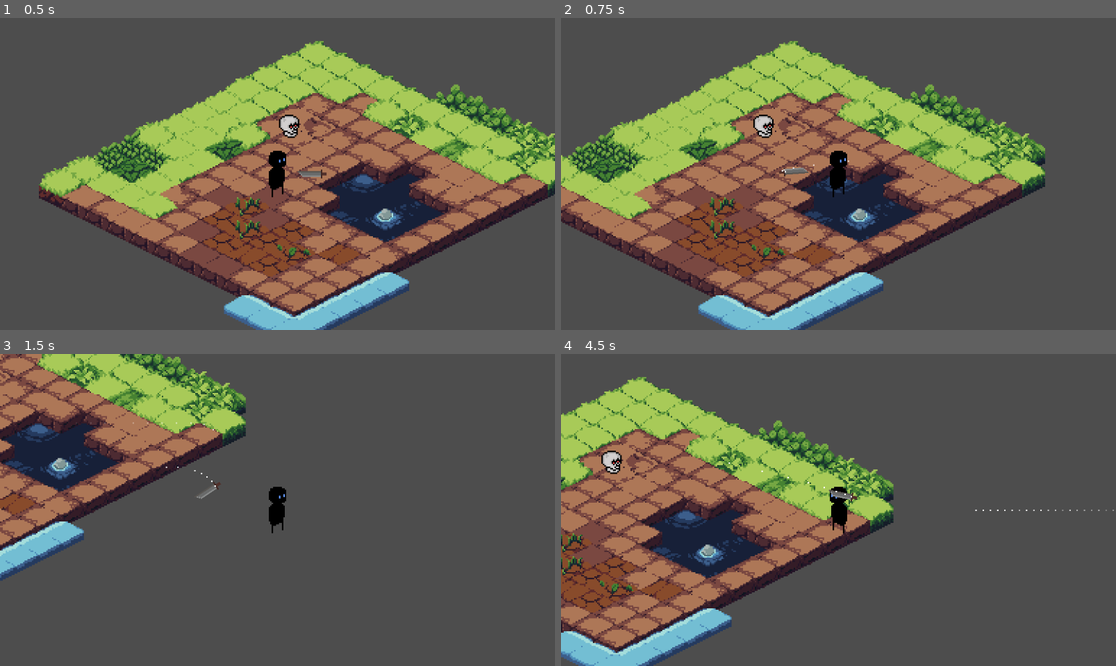
Above: before the commit, frames 1-4 (two rows, left to right).
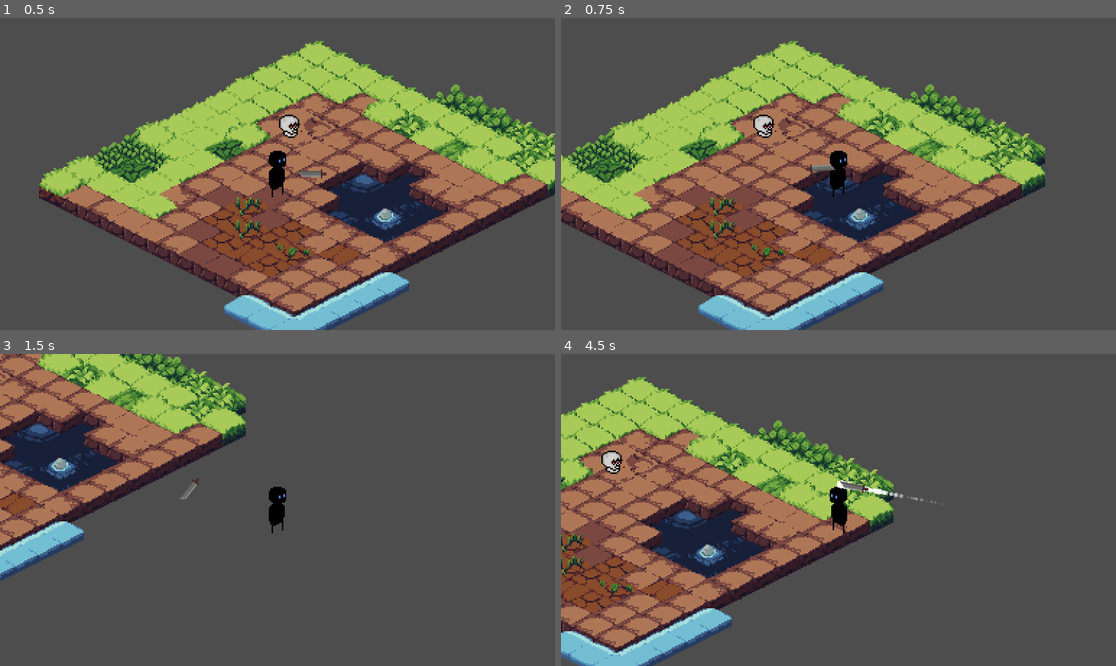
Above: after the commit, the same moments.

Repository: xanian7/raid
Game: Godot game, scene res://Scenes/main.tscn
The game is run twice, just before and just after one commit, with the same random seed, the same clock (stepped at 60 frames per second) and the same inputs.
Inputs (mouse positions are in pixels of both pictures, inside the frame that each line leads up to):
- Up to frame 1 (0.5 s): no input
- Up to frame 2 (0.75 s): move the mouse to (960, 158) at 0.52 s; press the mouse at (960, 158) at 0.53 s; hold D (move_right) from 0.53 s (still down)
- Up to frame 3 (1.5 s): move the mouse to (166, 525) at 1.27 s; release D (move_right) at 1.28 s; release the mouse at (166, 525) at 1.28 s; hold S (move_down) from 1.28 s (still down); click (166, 525) at 1.35 s
- Up to frame 4 (4.5 s): move the mouse to (894, 441) at 2.02 s; release S (move_down) at 2.03 s; press the mouse at (894, 441) at 2.03 s; hold D (move_right) 2.03-2.78 s; move the mouse to (810, 572) at 2.77 s; release the mouse at (810, 572) at 2.78 s; hold W (move_up) 2.78-3.53 s; click (810, 572) at 2.85 s; tap Enter at 3.5 s; move the mouse to (1005, 556) at 3.52 s; press the mouse at (1005, 556) at 3.53 s; hold A (move_left) from 3.53 s (still down); move the mouse to (672, 463) at 4.27 s; release the mouse at (672, 463) at 4.28 s; click (672, 463) at 4.35 s

Frame 1 is identical in both runs. In frame 2, 0.2% of the frame differs, in the area x 39-52%, y 45-51%; in frame 3, 0.1%; in frame 4, 0.4%, in the area x 30-100%, y 34-51%.

Commit message:
finally getting the sword effects fixed

Diff:
--- a/Scenes/sword.tscn
+++ b/Scenes/sword.tscn
@@ -130,7 +130,9 @@
 [node name="Sword" type="Node2D"]
 script = ExtResource("1_6wdhb")
 damage = 1.0
-slash_effect_scene = ExtResource("2_kb2vl")
+
+[node name="GPUParticles2D" parent="." instance=ExtResource("2_kb2vl")]
+position = Vector2(0, -16)
 
 [node name="Sprite2D" type="Sprite2D" parent="."]
 position = Vector2(0, 1)
--- a/Scenes/sword_attack_effects.tscn
+++ b/Scenes/sword_attack_effects.tscn
@@ -6,13 +6,27 @@
 [sub_resource type="GradientTexture1D" id="GradientTexture1D_r1u6u"]
 gradient = SubResource("Gradient_4344o")
 
+[sub_resource type="Curve" id="Curve_4344o"]
+_limits = [0.0, 8.0, 0.0, 1.0]
+_data = [Vector2(0, 4.22472), 0.0, 0.0, 0, 0, Vector2(1, 1), 0.0, 0.0, 0, 0]
+point_count = 2
+
+[sub_resource type="CurveTexture" id="CurveTexture_r1u6u"]
+curve = SubResource("Curve_4344o")
+
 [sub_resource type="ParticleProcessMaterial" id="ParticleProcessMaterial_4344o"]
 particle_flag_disable_z = true
-spread = 0.5
+direction = Vector3(0, 1, 0)
+spread = 0.0
+initial_velocity_max = 30.0
+angular_velocity_min = -720.0
+angular_velocity_max = 720.0
 gravity = Vector3(0, 0, 0)
+scale_curve = SubResource("CurveTexture_r1u6u")
 color_ramp = SubResource("GradientTexture1D_r1u6u")
 
 [node name="GPUParticles2D" type="GPUParticles2D"]
-amount = 14
-lifetime = 0.53
+amount = 100
+lifetime = 2.09
+speed_scale = 40.34
 process_material = SubResource("ParticleProcessMaterial_4344o")
--- a/Scripts/sword.gd
+++ b/Scripts/sword.gd
@@ -3,6 +3,7 @@
 @onready var animation_player = $AnimationPlayer
 @onready var collision_shape_2d = $Sprite2D/Area2D/CollisionShape2D
 @onready var sprite_2d = $Sprite2D
+@onready var gpu_particles_2d = $GPUParticles2D
 
 @export var swing_angle: float = 90.0      # degrees
 @export var swing_speed: float = 500.0    # degrees per second
@@ -22,7 +23,10 @@
 var offset = 0.0
 
 var swinging: bool = false
-@export var slash_effect_scene: PackedScene
+var is_throwing = false
+var throw_direction = Vector2.ZERO
+var throw_speed = 600
+var throw_target = Vector2.ZERO
 
 """
 Called when the node enters the scene tree for the first time.
@@ -38,12 +42,19 @@
 @param delta (float) delta time.
 """
 func _physics_process(delta):
-	if swinging:
-		if global_position.distance_to(start_position) > 1.0:
-			swinging = false
+	if is_throwing:
+		var distance_to_target = global_position.distance_to(throw_target)
+		var move_distance = throw_speed * delta
+		if move_distance >= distance_to_target:
+			global_position = throw_target
+			is_throwing = false
+			gpu_particles_2d.emitting = false
+		else:
+			global_position += throw_direction * move_distance
 	else:
 		if player:
 			follow(delta)
+		gpu_particles_2d.emitting = false
 		collision_shape_2d.disabled = true
 		# Only aim at mouse if not swinging
 		var mouse_pos = get_global_mouse_position()
@@ -58,10 +69,15 @@
 	var mouse_pos = get_global_mouse_position()
 	start_position = global_position
 	swinging = true
-	global_position = lerp(global_position, mouse_pos, attack_speed * 0.1)
+	global_position = lerp(global_position, mouse_pos, attack_speed)
 	collision_shape_2d.disabled = false
-	spawn_slash_effect()
 
+func throw_sword():
+	gpu_particles_2d.emitting = true
+	throw_target = get_global_mouse_position()
+	throw_direction = (throw_target - global_position).normalized()
+	is_throwing = true
+	collision_shape_2d.disabled = false
 
 func follow(delta):
 	if player.flipped:
@@ -73,16 +89,13 @@
 
 
 func spawn_slash_effect():
-	if slash_effect_scene:
-		var effect = slash_effect_scene.instantiate()
-		add_child(effect)
-		effect.global_position = global_position
-		effect.rotation = rotation
+	if gpu_particles_2d:
+		gpu_particles_2d.emitting = true
 
 
 func _unhandled_input(event):
 	if event.is_action_pressed("attack"):
-		swing()
+		throw_sword()
 
 
 func _on_area_2d_body_entered(body):
Not shown: 1 places in Scenes/sword_attack_effects.tscn that only renumber resources
